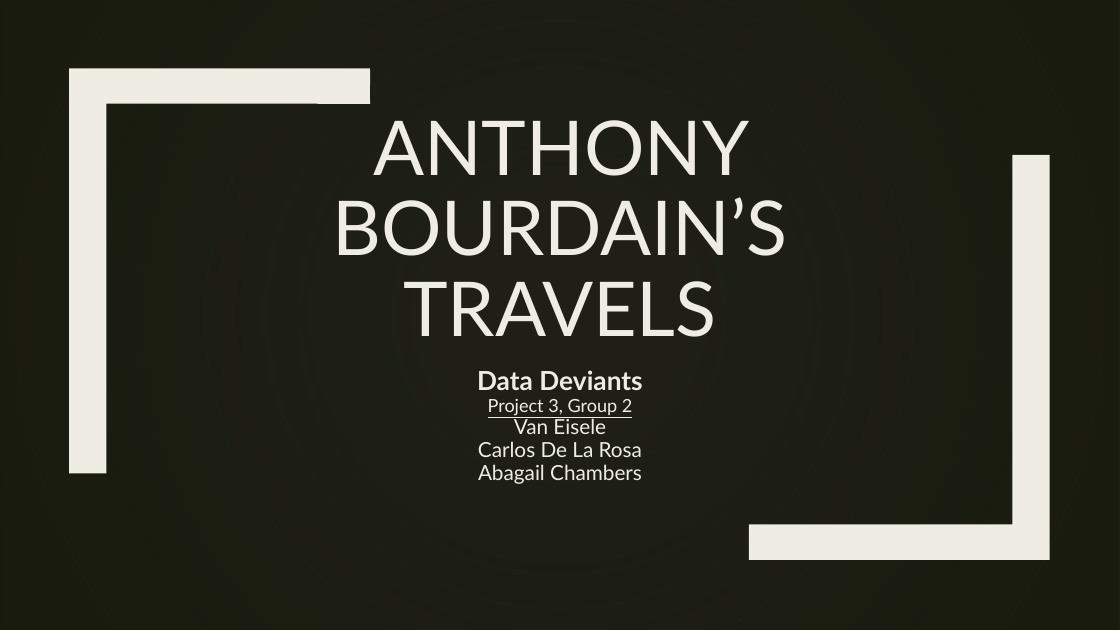
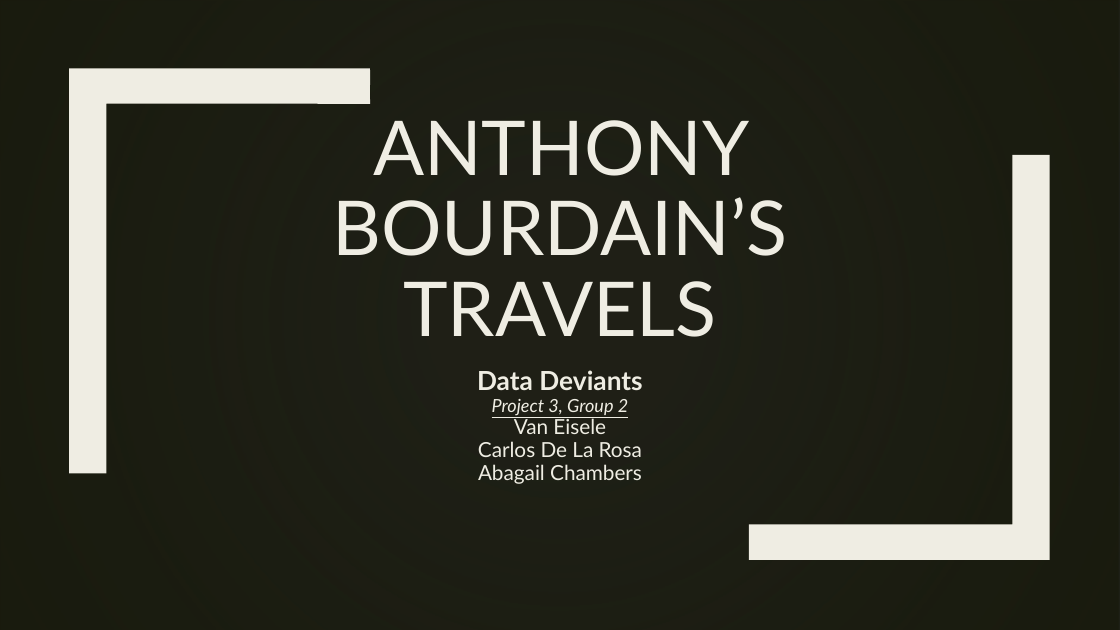
Before and after one commit to LosDelaro/Project-3, a slide deck: slide 1 of Anthony Bourdain’s Travels.pptx. Drawn at 1120x630 pixels with LibreOffice and Linux fonts; fonts in the diff are those of the drawing; background and template pictures are left out; a plain dark background stands for a picture behind light text. Boxes give left, top, right and bottom in pixels: in the first picture for what was removed or moved away, otherwise in the second. Text is boxed around its words. In the diff, an @@ line names an element or a change of style, - is before the commit and + after.

```diff
--- a/Anthony Bourdain’s Travels.pptx
+++ b/Anthony Bourdain’s Travels.pptx
@@ subtitle at <box>492,399,628,416</box>: italic on in "Project 3, Group 2" @@
```
Also in this commit, not shown: 3 other slides changed, 6 slides added, 1 slide removed, 2 other files.
